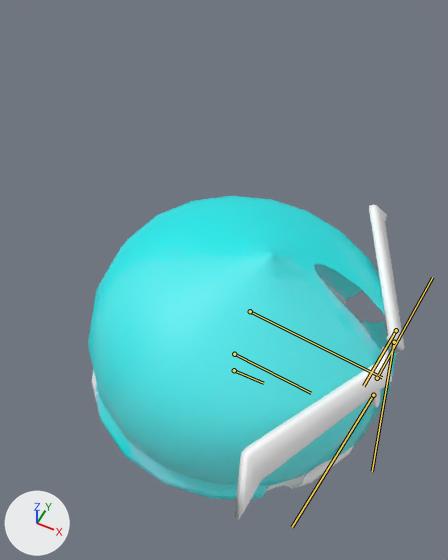
An edit to the FBX model Project/Hero 2 Zero/Assets/Resources/Models/Monsters/Slime/Slime.fbx, drawn before and after from the same camera.
The view is the same before and after, from a 50 mm camera at (0.1027, -0.092, 0.1531) aimed at (0.0467, 0.0199, 0.0132). The lights are fixed; the arrows at lower left show +X, +Y and +Z. Both versions are drawn at frame 314 of the action 'Take 001'; the numbers are the values there. The bones that bend it are drawn over the model as lines.

Objects in the first picture: 'Slime'.
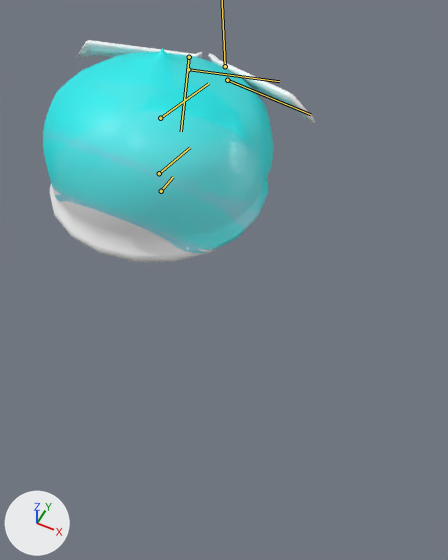
Pixel boxes (x1, y1, x2, y2) of what changed, in the pictures (448 x 560 px):
'Slime', posed (14% narrower, 31% shorter)
    before: (88, 196, 404, 520)
    after: (43, 40, 315, 262)
bone 'Root', root to tip
    before: (234, 370) to (263, 383)
    after: (161, 191) to (173, 177)
bone 'Left_Eye', root to tip
    before: (394, 342) to (372, 471)
    after: (188, 69) to (279, 81)
bone 'Right_Eye', root to tip
    before: (373, 395) to (292, 527)
    after: (227, 80) to (310, 114)

What changed in the scene script:
```text
Change bone_root:
    where bone_root = bpy.data.objects['Armature'].pose.bones['Root']
    bone_root.location: (-0.47, -6.0, 0.0) -> (-0.47, 0.0, -6.0)
    bone_root.rotation_quaternion: (0.0, -1.0, 0.0, 0.0) -> (0.707, -0.707, 0.0, 0.0)  # degrees (180, 0, 0) -> degrees (-90, 0, 0)
Change bone_left_eye:
    where bone_left_eye = bpy.data.objects['Armature'].pose.bones['Left_Eye']  # child of 'Middle'
    bone_left_eye.scale: (0.6, 1.0, 1.0) -> (1.0, 1.0, 1.0)
Change bone_right_eye:
    where bone_right_eye = bpy.data.objects['Armature'].pose.bones['Right_Eye']  # child of 'Middle'
    bone_right_eye.scale: (0.6, 1.0, 1.0) -> (1.0, 1.0, 1.0)
```
